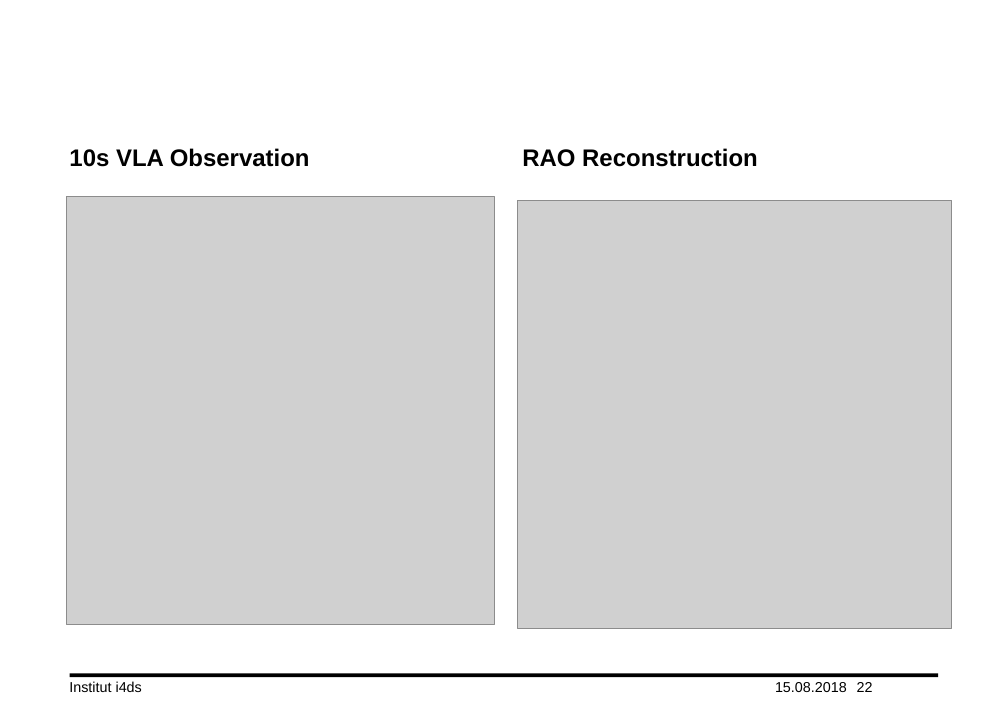
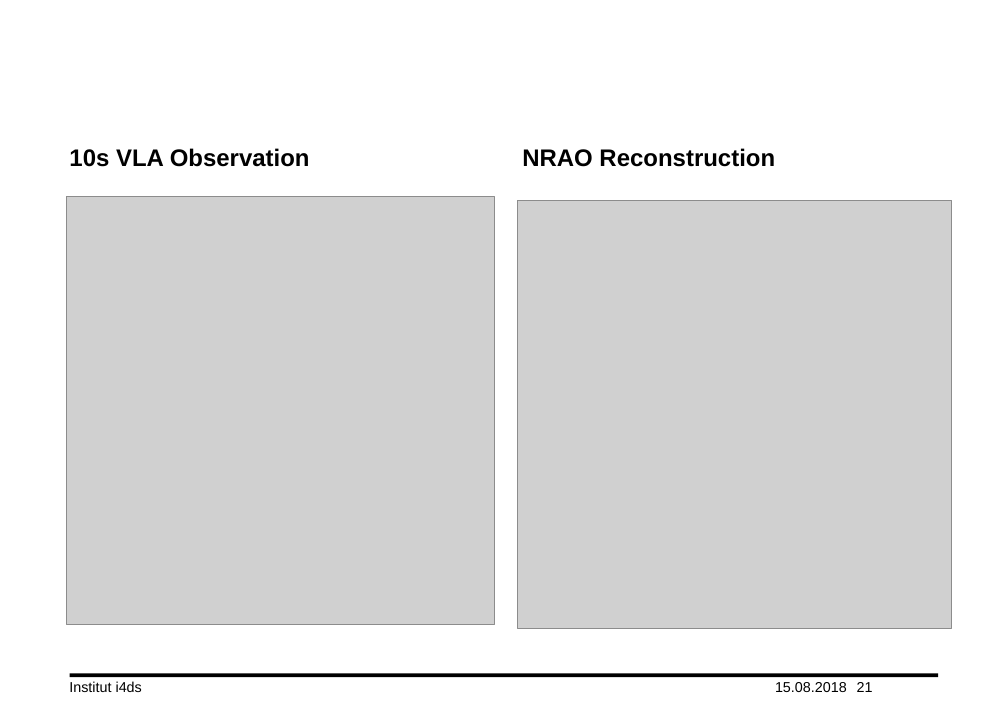
Before and after one commit to lord-blueberry/p7-doc, a slide deck: slide 21 of ppt/praes.pptx (slide 22 before the commit). Drawn at 1008x713 pixels with LibreOffice and Linux fonts; fonts in the diff are those of the drawing; grey boxes stand for pictures; background and template pictures are left out. Boxes give left, top, right and bottom in pixels: in the first picture for what was removed or moved away, otherwise in the second. Text is boxed around its words. In the diff, an @@ line names an element or a change of style, - is before the commit and + after.

```diff
--- a/ppt/praes.pptx
+++ b/ppt/praes.pptx
@@ text at [522,148,775,167]: text changed @@
-RAO Reconstruction
+NRAO Reconstruction
@@ page number at [857,682,873,692]: text changed @@
-22
+21
```
Also in this commit, not shown: 5 other slides changed, 1 other file.
